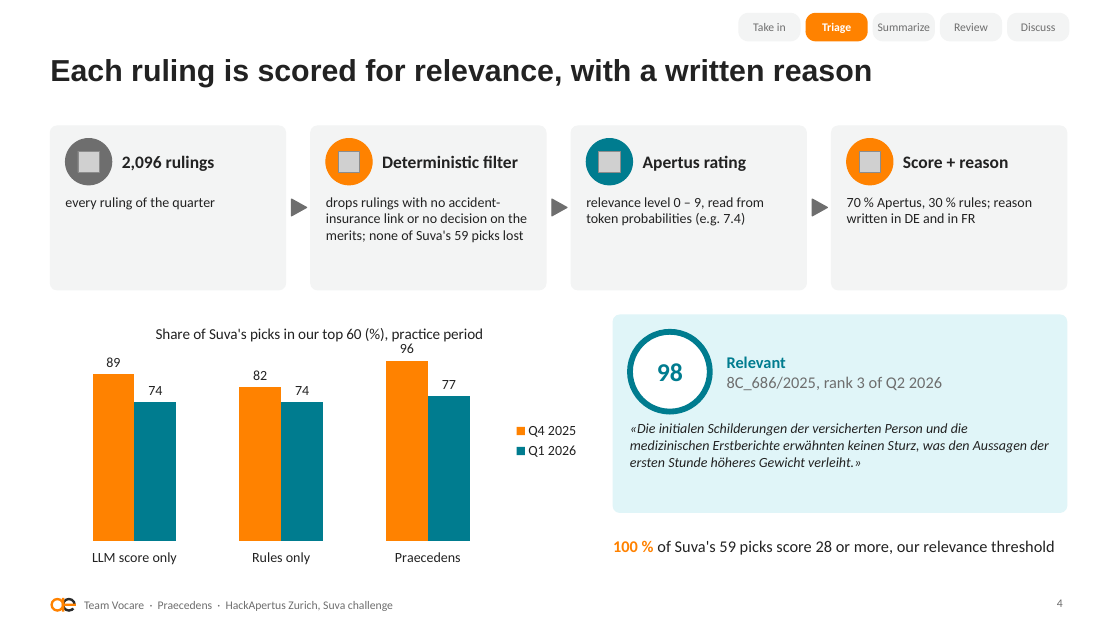
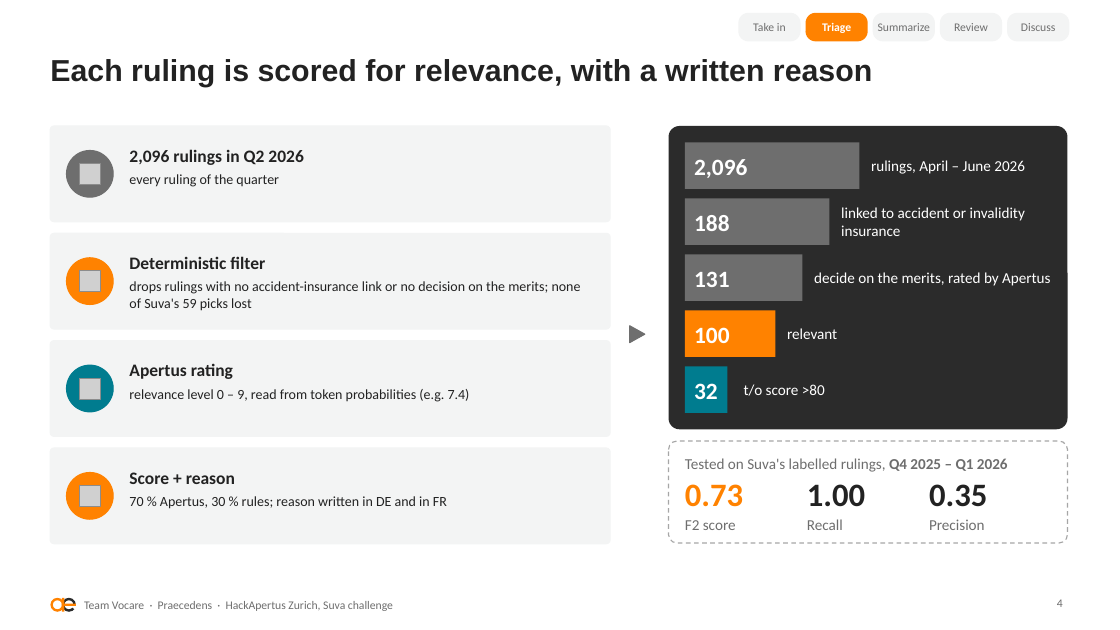
Before and after one commit to VocareVoice/suva-vocare, a slide deck: slide 4 of deliverables/Vocare_Praecedens_vf.pptx. Drawn at 1120x630 pixels with LibreOffice and Linux fonts; fonts in the diff are those of the drawing; grey boxes stand for pictures. Boxes give left, top, right and bottom in pixels: in the first picture for what was removed or moved away, otherwise in the second. Text is boxed around its words. In the diff, an @@ line names an element or a change of style, - is before the commit and + after.

```diff
--- a/deliverables/Vocare_Praecedens_vf.pptx
+++ b/deliverables/Vocare_Praecedens_vf.pptx
@@ rounded rectangle resized from (x1=50, y1=126, x2=286, y2=290) to (x1=50, y1=126, x2=611, y2=222) @@
@@ text at (x1=129, y1=149, x2=303, y2=165): text changed @@
-2,096 rulings
+2,096 rulings in Q2 2026
@@ ellipse moved from (x1=66, y1=139, x2=112, y2=185) to (x1=66, y1=150, x2=113, y2=197) @@
@@ picture moved from (x1=78, y1=151, x2=99, y2=172) to (x1=79, y1=163, x2=100, y2=184) @@
@@ text "every ruling of the quarter" moved from (x1=65, y1=197, x2=215, y2=210) to (x1=129, y1=174, x2=279, y2=187) @@
@@ triangle removed at (x1=292, y1=199, x2=307, y2=216) @@
@@ triangle removed at (x1=812, y1=199, x2=828, y2=216) @@
@@ rounded rectangle resized from (x1=311, y1=126, x2=546, y2=290) to (x1=50, y1=234, x2=611, y2=329) @@
@@ ellipse moved from (x1=326, y1=139, x2=372, y2=185) to (x1=66, y1=258, x2=113, y2=305) @@
@@ text "Deterministic filter" moved from (x1=382, y1=155, x2=518, y2=168) to (x1=129, y1=256, x2=265, y2=269) @@
@@ picture moved from (x1=339, y1=151, x2=360, y2=172) to (x1=79, y1=271, x2=100, y2=292) @@
@@ text "drops rulings with no accident-insurance ..." rewrapped from (x1=326, y1=197, x2=527, y2=242) to (x1=129, y1=281, x2=581, y2=311) @@
@@ column chart removed at (x1=50, y1=311, x2=588, y2=571) @@
-title "Share of Suva's picks in our top 60 (%), practice period"
-categories: LLM score only, Rules only, Praecedens
-Q4 2025: 89, 82, 96
-Q1 2026: 74, 74, 77
@@ rounded rectangle removed at (x1=613, y1=315, x2=1067, y2=513) @@
@@ triangle moved from (x1=552, y1=199, x2=567, y2=216) to (x1=630, y1=326, x2=645, y2=343) @@
@@ rounded rectangle resized from (x1=571, y1=126, x2=807, y2=290) to (x1=50, y1=341, x2=611, y2=437) @@
@@ text "Apertus rating" moved from (x1=643, y1=155, x2=746, y2=171) to (x1=129, y1=363, x2=233, y2=379) @@
@@ ellipse removed at (x1=630, y1=332, x2=710, y2=412) @@
@@ text removed at (x1=727, y1=356, x2=942, y2=390) @@
-Relevant
-8C_686/2025, rank 3 of Q2 2026
@@ ellipse moved from (x1=586, y1=139, x2=633, y2=185) to (x1=66, y1=365, x2=113, y2=413) @@
@@ picture moved from (x1=599, y1=151, x2=620, y2=172) to (x1=79, y1=378, x2=100, y2=399) @@
@@ text "relevance level 0 – 9, ..." rewrapped from (x1=586, y1=197, x2=764, y2=226) to (x1=129, y1=389, x2=470, y2=402) @@
@@ text removed at (x1=657, y1=363, x2=683, y2=382) @@
-98
@@ rounded rectangle resized from (x1=832, y1=126, x2=1067, y2=290) to (x1=50, y1=448, x2=611, y2=544) @@
@@ text removed at (x1=630, y1=423, x2=1049, y2=467) @@
-«Die initialen Schilderungen der versicherten Person und die medizinischen Erstberichte erwähnten keinen Sturz, was den Aussagen der ersten Stunde höheres Gewicht verleiht.»
@@ ellipse moved from (x1=847, y1=139, x2=893, y2=185) to (x1=66, y1=472, x2=113, y2=519) @@
@@ text "Score + reason" moved from (x1=903, y1=156, x2=1008, y2=168) to (x1=129, y1=472, x2=235, y2=484) @@
@@ picture moved from (x1=860, y1=151, x2=881, y2=172) to (x1=79, y1=486, x2=100, y2=507) @@
@@ text "70 % Apertus, 30 % ..." rewrapped from (x1=847, y1=197, x2=1033, y2=223) to (x1=129, y1=496, x2=447, y2=509) @@
@@ group added at (x1=669, y1=126, x2=1068, y2=543): 12 texts, 5 rectangles, 2 rounded rectangles @@
+2,096
+rulings, April – June 2026
+188
+linked to accident or invalidity insurance
+131
+decide on the merits, rated by Apertus
+100
+relevant
+32
+t/o score >80
+Tested on Suva's labelled rulings, Q4 2025 – Q1 2026
+0.73
+F2 score
+1.00
+Recall
+0.35
+Precision
@@ text removed at (x1=613, y1=540, x2=1055, y2=555) @@
-100 % of Suva's 59 picks score 28 or more, our relevance threshold
```
Also in this commit, not shown: 1 slide removed, 2 other files.
